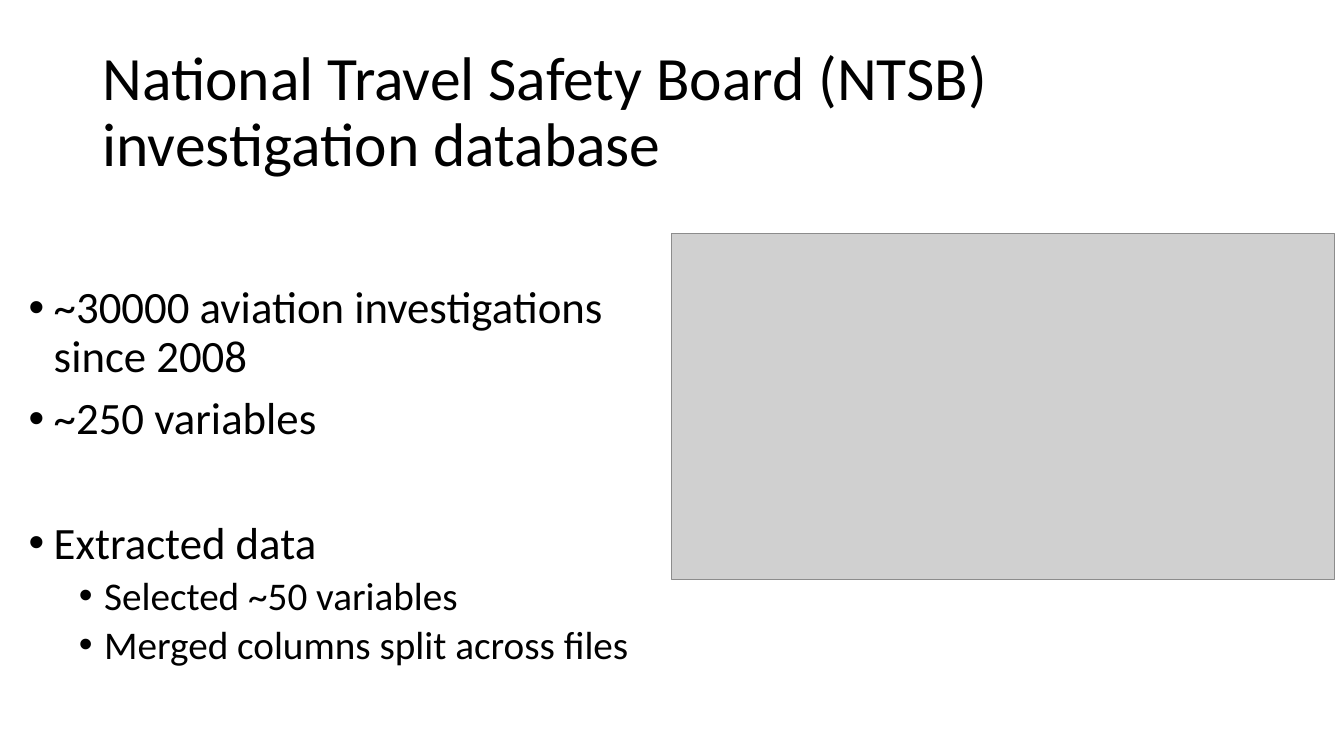
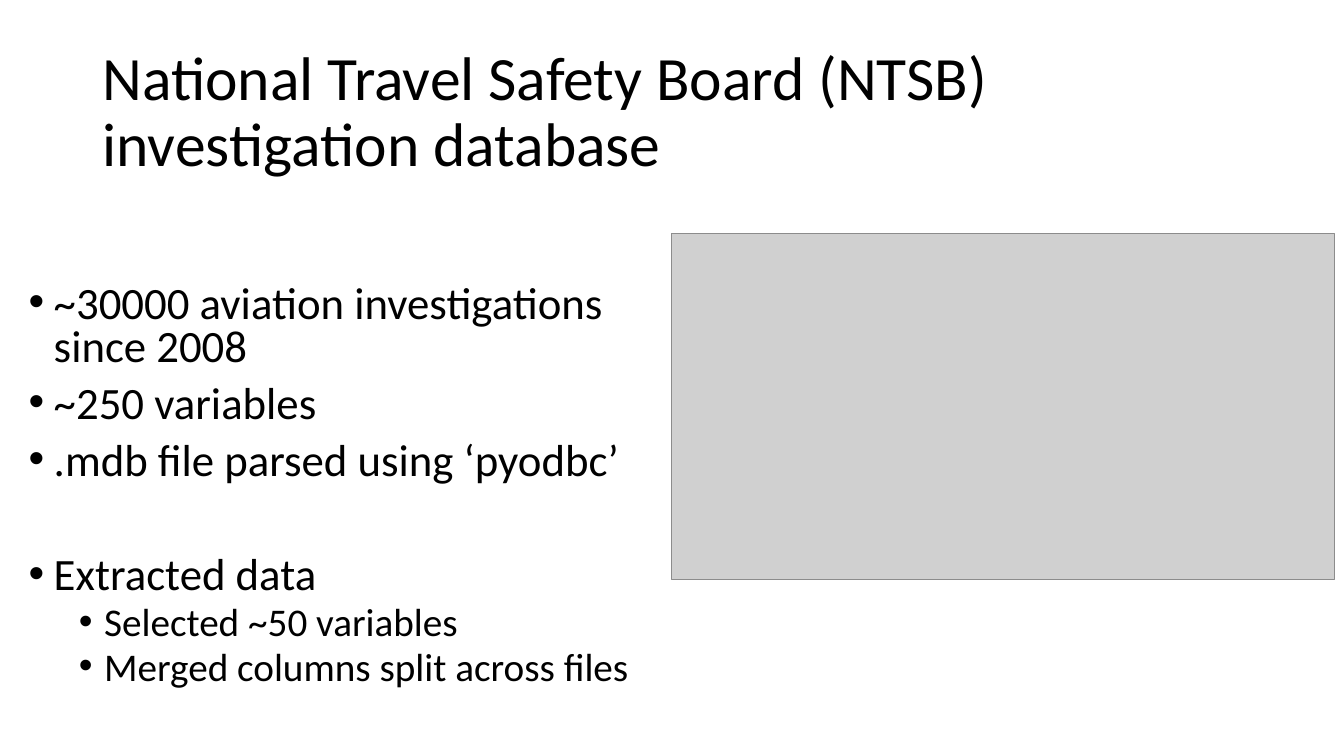
Before and after one commit to TheErdosInstitute-Summer2025-Project/aviation-project, a slide deck: slide 3 of checkpoints/presentation.pptx (slide 4 before the commit). Drawn at 1344x756 pixels with LibreOffice and Linux fonts; fonts in the diff are those of the drawing; grey boxes stand for pictures. Boxes give left, top, right and bottom in pixels: in the first picture for what was removed or moved away, otherwise in the second. Text is boxed around its words. In the diff, an @@ line names an element or a change of style, - is before the commit and + after.

Commit message:
restored Jake's presentation edits which I accidentally overwrote

```diff
--- a/checkpoints/presentation.pptx
+++ b/checkpoints/presentation.pptx
@@ text at [54, 288, 628, 688]: line spacing 0.9 to 0.8 @@
@@ text at [54, 444, 619, 484]: paragraph added @@
+• .mdb file parsed using ‘pyodbc’
```
